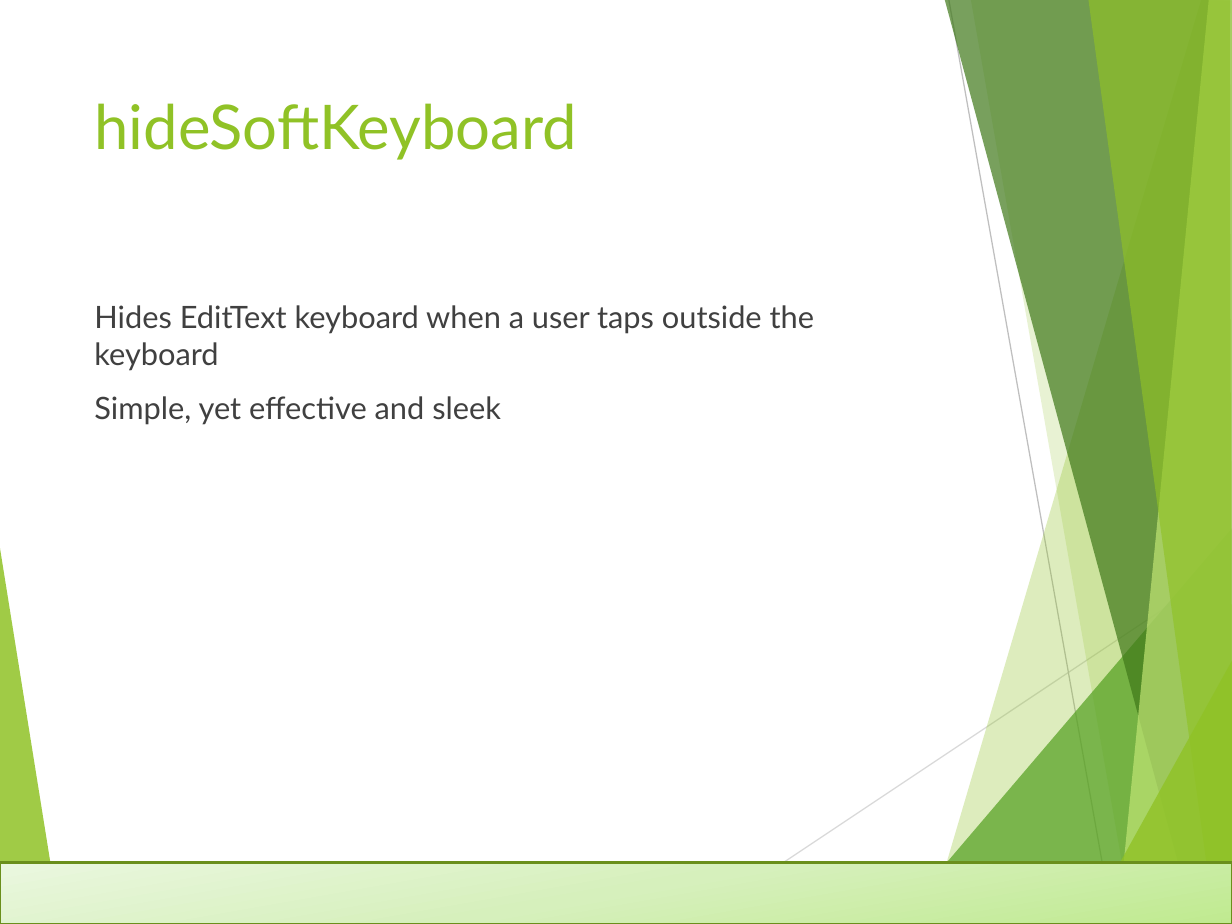
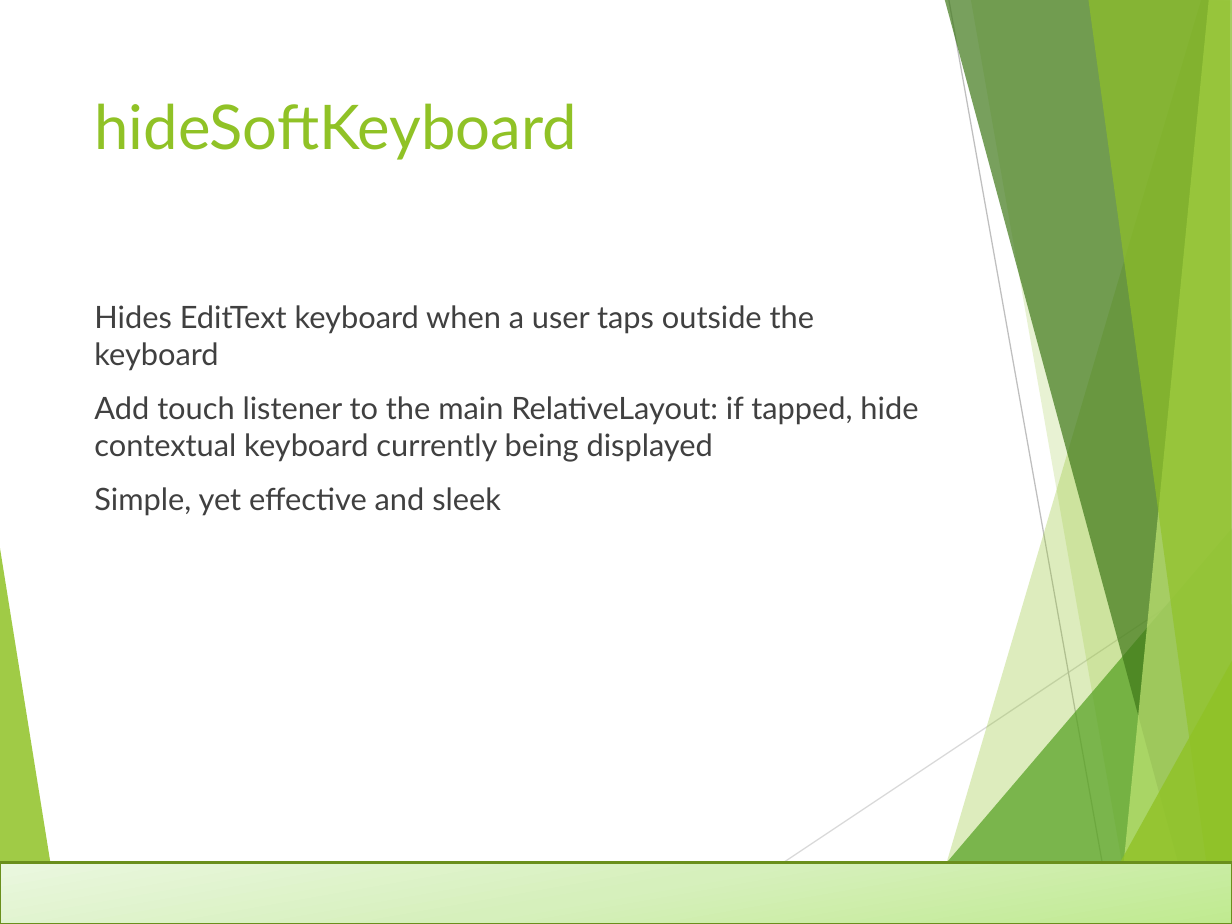
Before and after one commit to ntaylorbishop/MetaCritique, a slide deck: slide 14 of etc/Final Presentation.pptx. Drawn at 1232x924 pixels with LibreOffice and Linux fonts; fonts in the diff are those of the drawing. Boxes give left, top, right and bottom in pixels: in the first picture for what was removed or moved away, otherwise in the second. Text is boxed around its words. In the diff, an @@ line names an element or a change of style, - is before the commit and + after.

Commit message:
Error handling and proper display  of contextual errors, fully functional progress spinner

```diff
--- a/etc/Final Presentation.pptx
+++ b/etc/Final Presentation.pptx
@@ text at box(94, 396, 918, 462): paragraph added @@
+Add touch listener to the main RelativeLayout: if tapped, hide contextual keyboard currently being displayed
```
Also in this commit, not shown: 21 other files.
